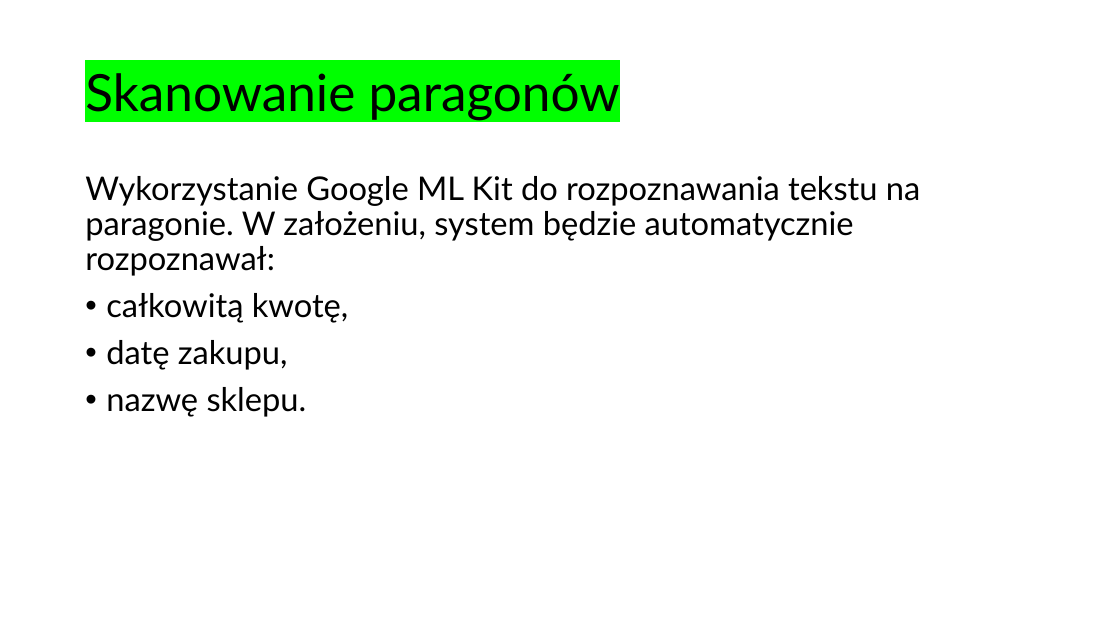
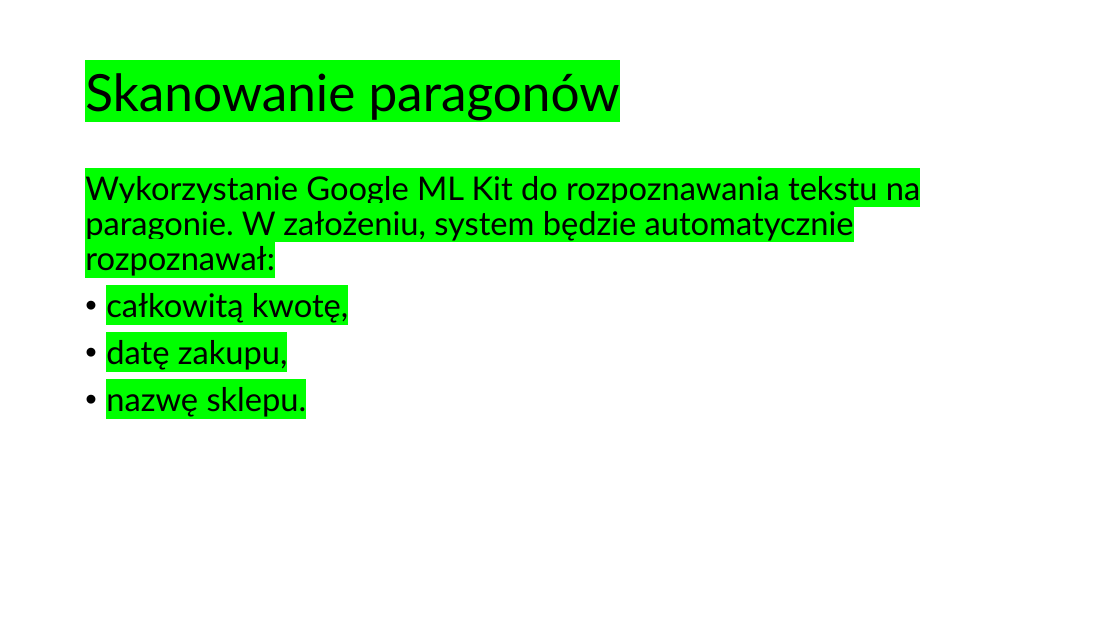
Before and after one commit to kwonbx/finance-app, a slide deck: slide 5 of Prezentacja-zalozen.pptx. Drawn at 1120x630 pixels with LibreOffice and Linux fonts; fonts in the diff are those of the drawing. Boxes give left, top, right and bottom in pixels: in the first picture for what was removed or moved away, otherwise in the second. Text is boxed around its words. In the diff, an @@ line names an element or a change of style, - is before the commit and + after.

```diff
--- a/Prezentacja-zalozen.pptx
+++ b/Prezentacja-zalozen.pptx
@@ text "Wykorzystanie Google ML Kit do ..." at (x1=85, y1=176, x2=920, y2=417): highlight none to #00FF00 @@
```
Also in this commit, not shown: 1 other slide changed, 16 other files.
